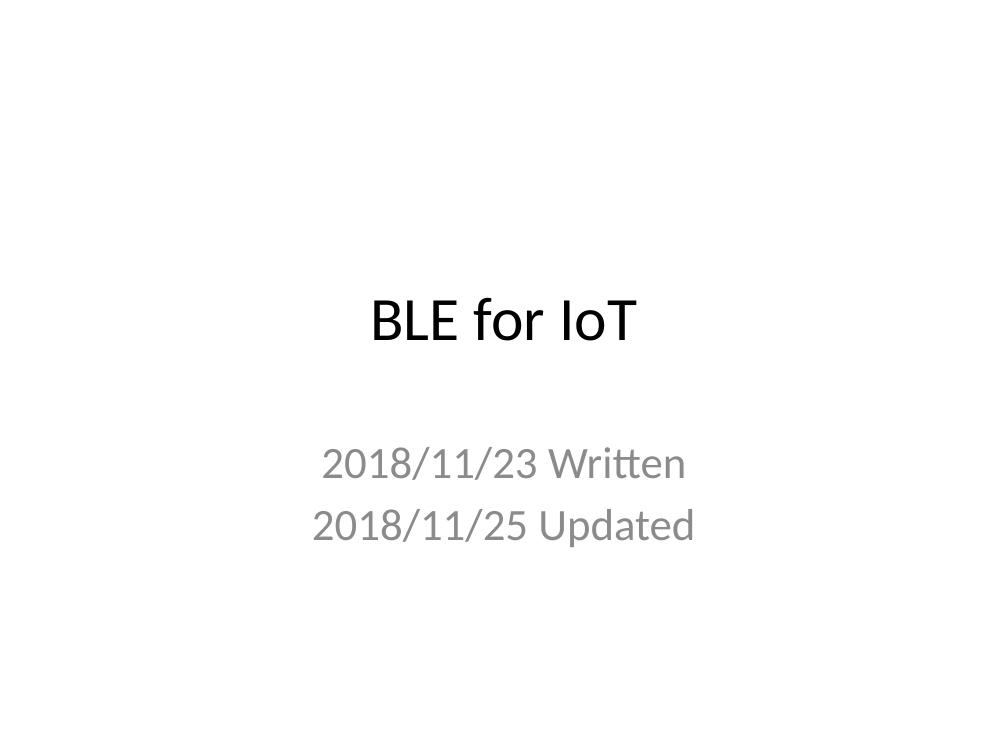
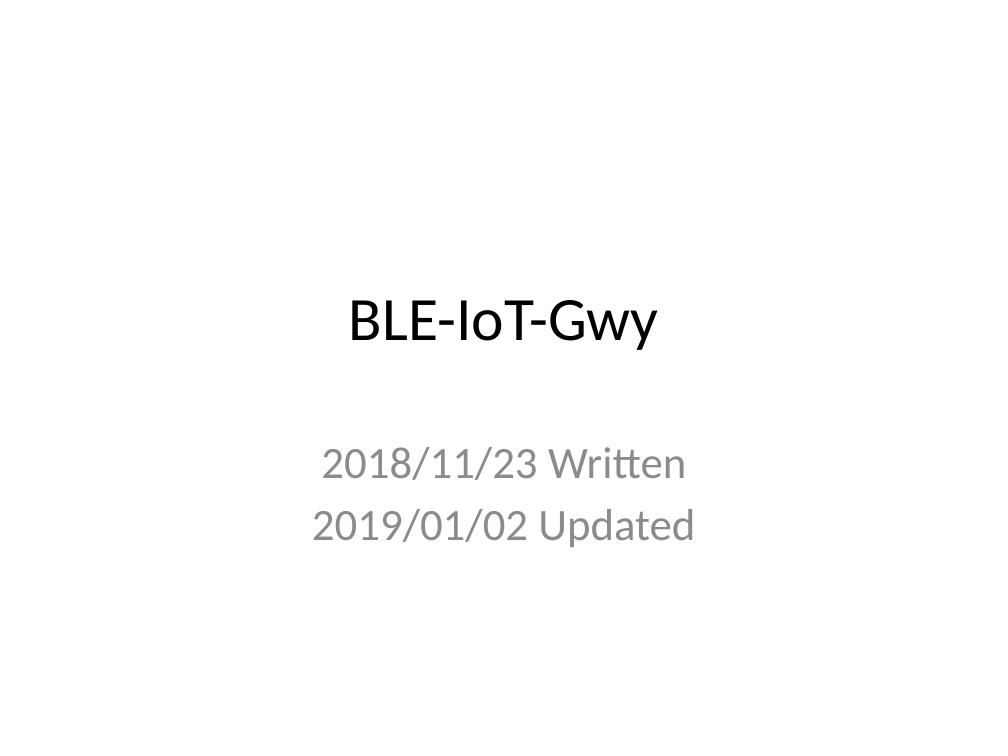
Before and after one commit to jjking2/ble-for-iot, a slide deck: slide 1 of BLE-for-IoT-en.pptx. Drawn at 1008x756 pixels with LibreOffice and Linux fonts; fonts in the diff are those of the drawing. Boxes give left, top, right and bottom in pixels: in the first picture for what was removed or moved away, otherwise in the second. Text is boxed around its words. In the diff, an @@ line names an element or a change of style, - is before the commit and + after.

```diff
--- a/BLE-for-IoT-en.pptx
+++ b/BLE-for-IoT-en.pptx
@@ title at (349, 300, 659, 350): text changed @@
-BLE for IoT
+BLE-IoT-Gwy
@@ subtitle at (312, 509, 695, 547): text changed @@
-2018/11/25 Updated
+2019/01/02 Updated
```
Also in this commit, not shown: 1 slide added, 1 other file.
